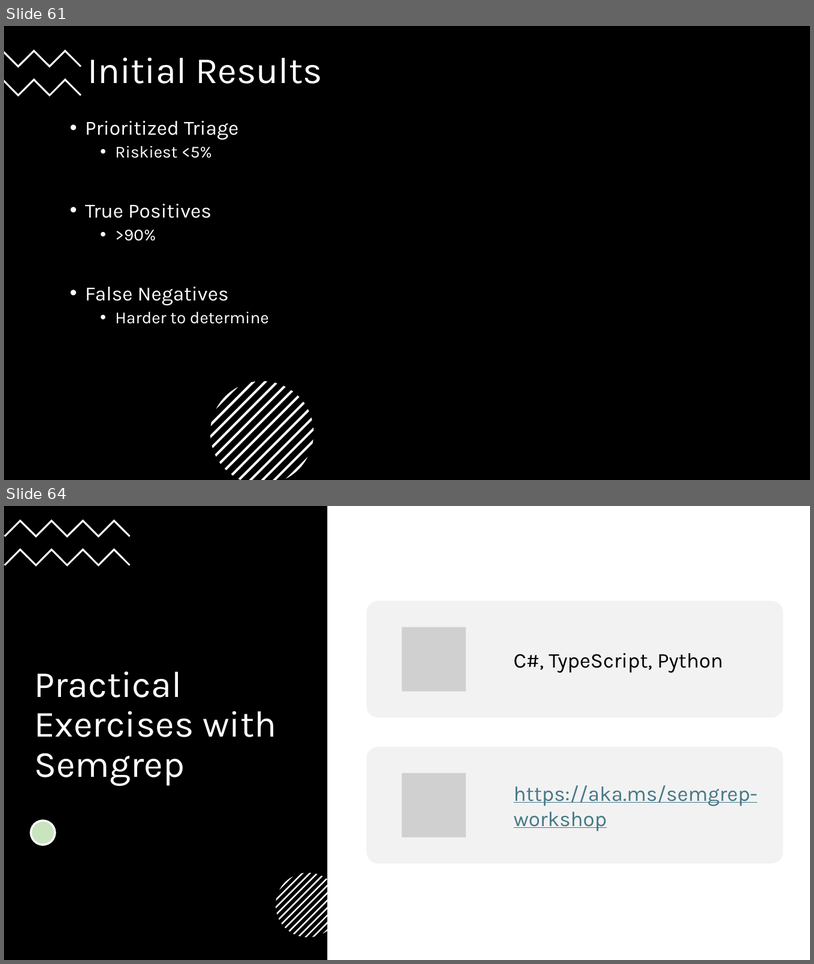
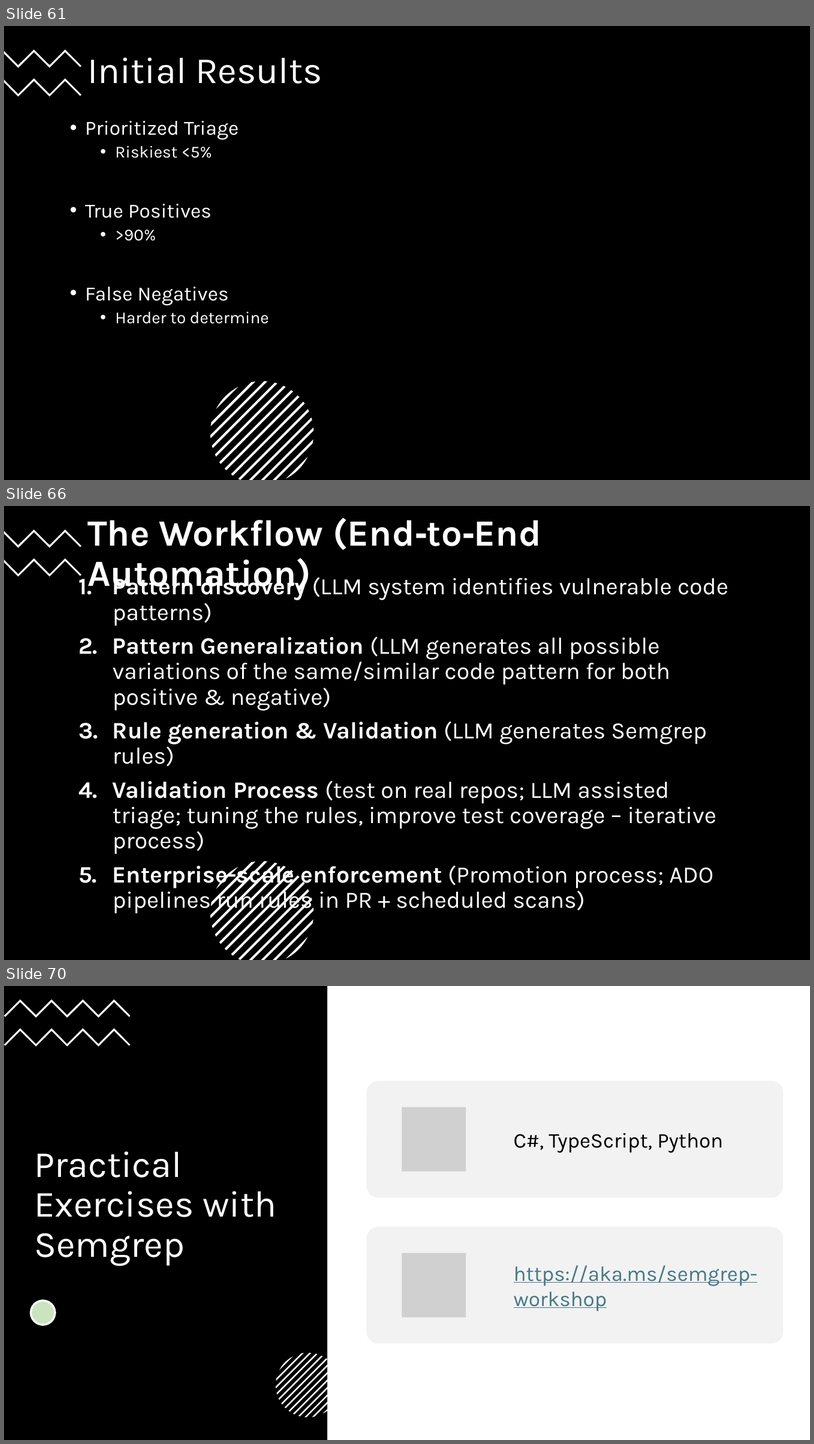
Before and after one commit to 247arjun/dc32-sast-workshop, a slide deck: BSides-Seattle-2026-Workshop.pptx. Shown one above the other, each under a label of ours: slides 61 and 64 before the commit, slides 61, 66 and 70 after it; the slides between them are not shown. The pictures are 814x964 and 814x1444 pixels, drawn with LibreOffice and Linux fonts; fonts in the diff are those of the drawing; grey boxes stand for pictures. Boxes give left, top, right and bottom in pixels: in the first picture for what was removed or moved away, otherwise in the second. Text is boxed around its words. In the diff, an @@ line names an element or a change of style, - is before the commit and + after.

```diff
--- a/BSides-Seattle-2026-Workshop.pptx
+++ b/BSides-Seattle-2026-Workshop.pptx
@@ slide 66 added at [4, 506, 810, 960], background #FFFFFF @@
@@ rectangle added at [4, 506, 810, 960], fill #000000 @@
@@ title added at [87, 517, 542, 595], 44 pt, text #FFFFFF, bold @@
+The Workflow (End‑to‑End Automation)
@@ freeform shape added at [4, 529, 81, 548], fill #FFFFFF @@
@@ freeform shape added at [4, 558, 81, 576], fill #FFFFFF @@
@@ text added at [113, 573, 729, 913], 28 pt, text #FFFFFF @@
+1. Pattern discovery (LLM system identifies vulnerable code patterns)
+2. Pattern Generalization (LLM generates all possible variations of the same/similar code pattern for both positive & negative)
+3. Rule generation & Validation (LLM generates Semgrep rules)
+4. Validation Process (test on real repos; LLM assisted triage; tuning the rules, improve test coverage – iterative process)
+5. Enterprise-scale enforcement (Promotion process; ADO pipelines run rules in PR + scheduled scans)
@@ group added at [210, 861, 314, 960]: 13 freeform shapes @@
@@ what was slide 64 is now slide 70 @@
```
Also in this commit, not shown: 2 slides changed, 5 other slides added, 4 other files.
